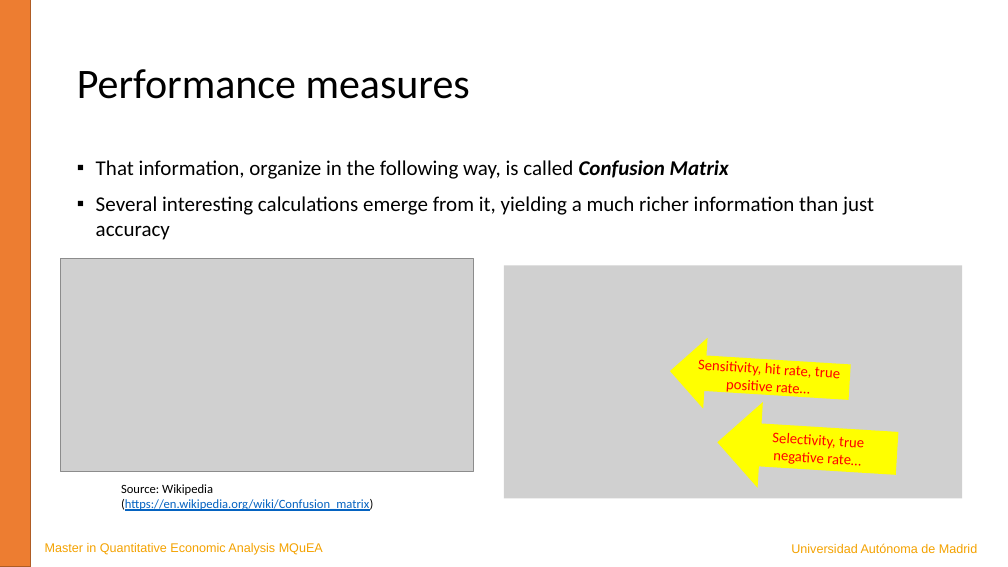
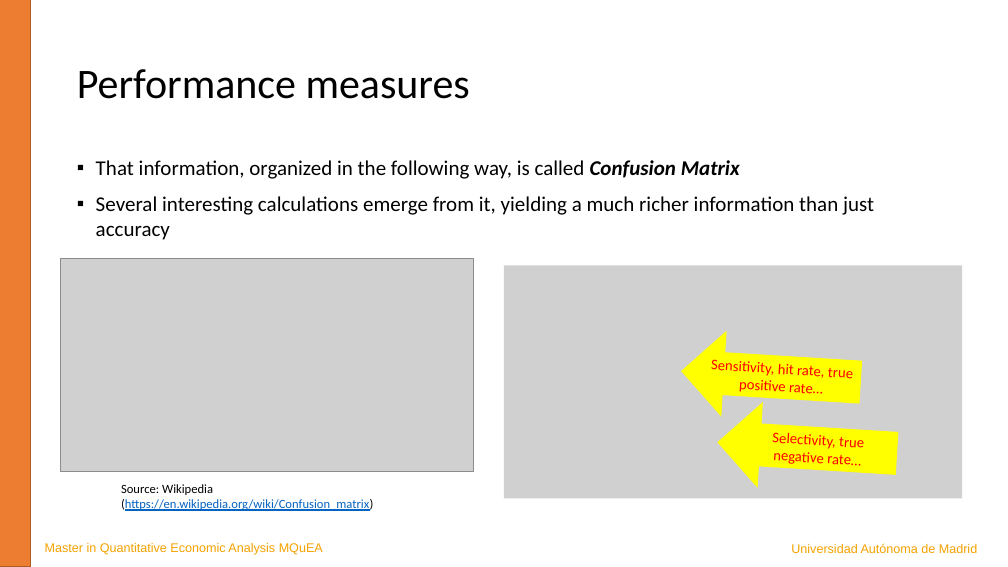
Before and after one commit to JavierBas/IMLEF-MQuEA, a slide deck: slide 16 of Course content/Slides/Topic 4 - Classification.pptx (slide 15 before the commit). Drawn at 1008x567 pixels with LibreOffice and Linux fonts; fonts in the diff are those of the drawing; grey boxes stand for pictures. Boxes give left, top, right and bottom in pixels: in the first picture for what was removed or moved away, otherwise in the second. Text is boxed around its words. In the diff, an @@ line names an element or a change of style, - is before the commit and + after.

```diff
--- a/Course content/Slides/Topic 4 - Classification.pptx
+++ b/Course content/Slides/Topic 4 - Classification.pptx
@@ text at (96, 160, 740, 179): text changed @@
-▪ That information, organize in the following way, is called Confusion Matrix
+▪ That information, organized in the following way, is called Confusion Matrix
@@ left arrow "Sensitivity, hit rate, true positive ...": place and size @@
-left arrow "Sensitivity, hit rate, true positive ..." at (668, 336, 852, 418)
+left arrow "Sensitivity, hit rate, true positive ..." at (679, 328, 864, 425)
```
Also in this commit, not shown: 5 other slides changed, 1 slide added, 12 other files.
